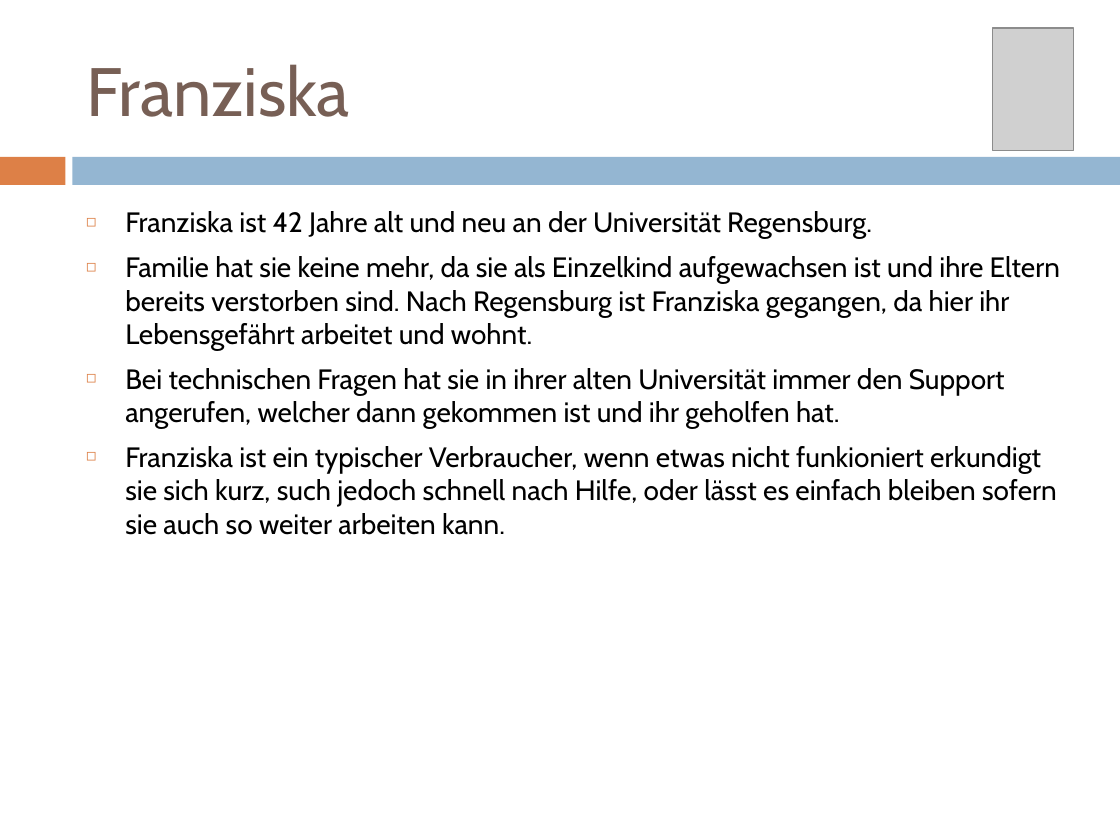
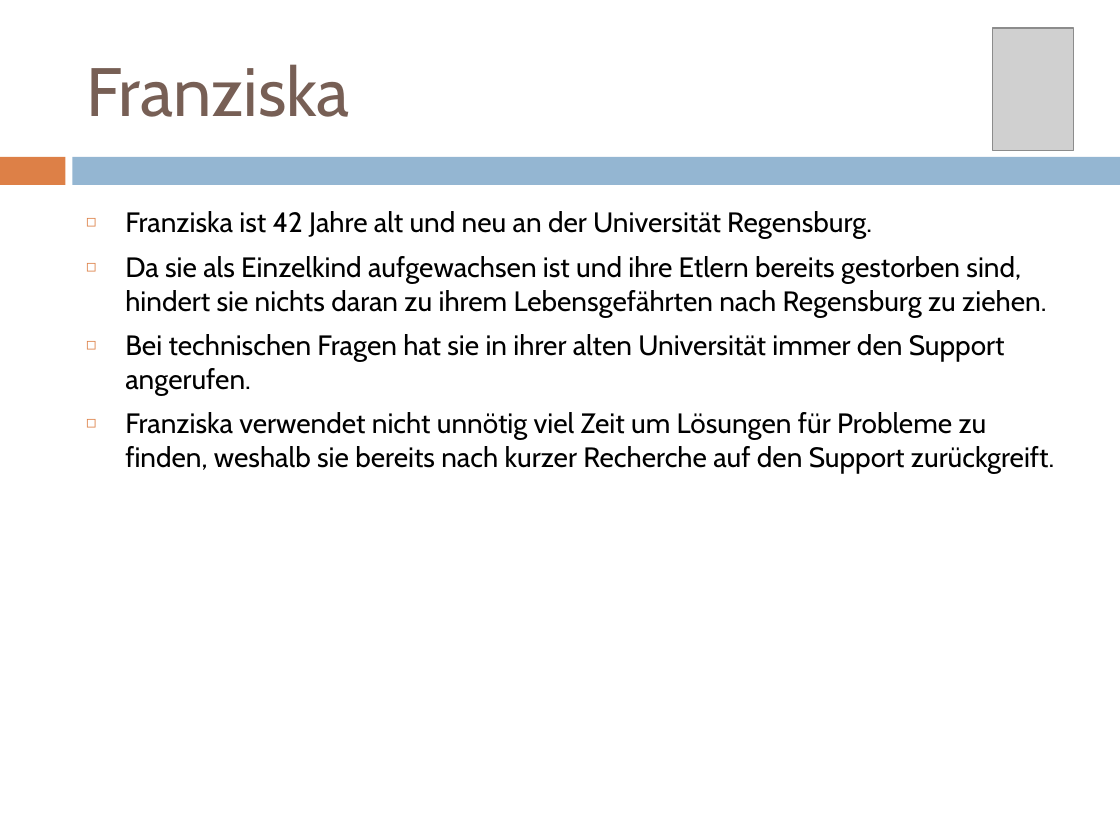
Before and after one commit to pinkdroyd/redesign-ur-rz, a slide deck: slide 16 of Personas und Szenarien/Personas_Redesign_RZ.pptx. Drawn at 1120x840 pixels with LibreOffice and Linux fonts; fonts in the diff are those of the drawing; grey boxes stand for pictures. Boxes give left, top, right and bottom in pixels: in the first picture for what was removed or moved away, otherwise in the second. Text is boxed around its words. In the diff, an @@ line names an element or a change of style, - is before the commit and + after.

```diff
--- a/Personas und Szenarien/Personas_Redesign_RZ.pptx
+++ b/Personas und Szenarien/Personas_Redesign_RZ.pptx
@@ text at (x1=125, y1=256, x2=1055, y2=473): text changed @@
-◻ Familie hat sie keine mehr, da sie als Einzelkind aufgewachsen ist und ihre Eltern bereits verstorben sind. Nach Regensburg ist Franziska gegangen, da hier ihr Lebensgefährt arbeitet und wohnt.
-◻ Bei technischen Fragen hat sie in ihrer alten Universität immer den Support angerufen, welcher dann gekommen ist und ihr geholfen hat.
-◻ Franziska ist ein typischer Verbraucher, wenn etwas nicht funkioniert erkundigt sie sich kurz, such jedoch schnell nach Hilfe, oder lässt es einfach bleiben sofern sie auch so weiter arbeiten kann.
+◻ Da sie als Einzelkind aufgewachsen ist und ihre Etlern bereits gestorben sind, hindert sie nichts daran zu ihrem Lebensgefährten nach Regensburg zu ziehen.
+◻ Bei technischen Fragen hat sie in ihrer alten Universität immer den Support angerufen.
+◻ Franziska verwendet nicht unnötig viel Zeit um Lösungen für Probleme zu finden, weshalb sie bereits nach kurzer Recherche auf den Support zurückgreift.
```
Also in this commit, not shown: 16 other slides changed, 1 other file.
